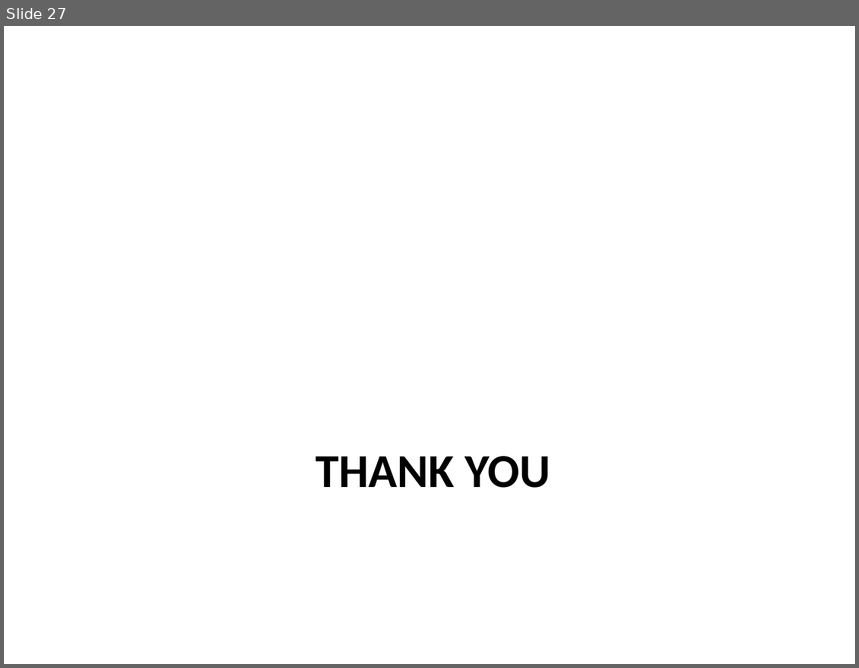
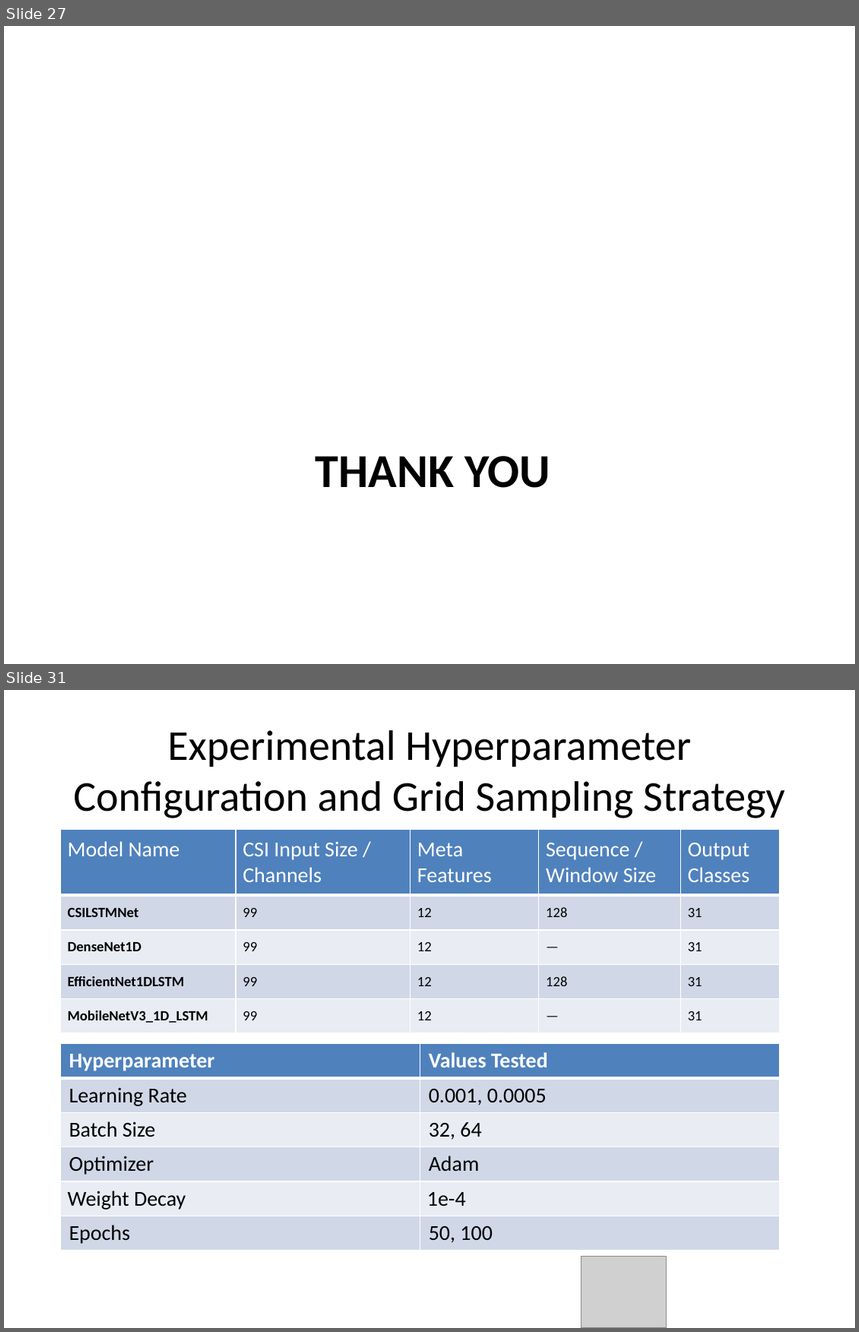
Before and after one commit to mohena-com/wifi_project-phase-2, a slide deck: docs/MTECH AAI COHORT-1_Human_ID_HAR_Dissertation_Project– Presentation_Phase_2__Eval_3_V1.0.pptx. Shown one above the other, each under a label of ours: slide 27 before the commit, slides 27 and 31 after it; the slides between them are not shown. The pictures are 859x668 and 859x1332 pixels, drawn with LibreOffice and Linux fonts; fonts in the diff are those of the drawing; grey boxes stand for pictures. Boxes give left, top, right and bottom in pixels: in the first picture for what was removed or moved away, otherwise in the second. Text is boxed around its words. In the diff, an @@ line names an element or a change of style, - is before the commit and + after.

Commit message:
10_EPOCHS_TEST_CONFIGURABLE_HYPERPARAMS_05102025

```diff
--- a/docs/MTECH AAI COHORT-1_Human_ID_HAR_Dissertation_Project– Presentation_Phase_2__Eval_3_V1.0.pptx
+++ b/docs/MTECH AAI COHORT-1_Human_ID_HAR_Dissertation_Project– Presentation_Phase_2__Eval_3_V1.0.pptx
@@ slide 31 added at (x1=4, y1=690, x2=855, y2=1328), background #FFFFFF @@
@@ title added at (x1=73, y1=730, x2=785, y2=818), 36 pt, text #000000 @@
+Experimental Hyperparameter Configuration and Grid Sampling Strategy
@@ table added at (x1=60, y1=830, x2=779, y2=1033), 5 rows, 5 columns @@
+Model Name | CSI Input Size / Channels | Meta Features | Sequence / Window Size | Output Classes
+CSILSTMNet | 99 | 12 | 128 | 31
+DenseNet1D | 99 | 12 | — | 31
+EfficientNet1DLSTM | 99 | 12 | 128 | 31
+MobileNetV3_1D_LSTM | 99 | 12 | — | 31
@@ table added at (x1=60, y1=1044, x2=780, y2=1251), 6 rows, 2 columns @@
+Hyperparameter | Values Tested
+Learning Rate | 0.001, 0.0005
+Batch Size | 32, 64
+Optimizer | Adam
+Weight Decay | 1e-4
+Epochs | 50, 100
@@ picture added at (x1=581, y1=1257, x2=666, y2=1328) @@
```
Also in this commit, not shown: 3 other slides added, 6 other files.
